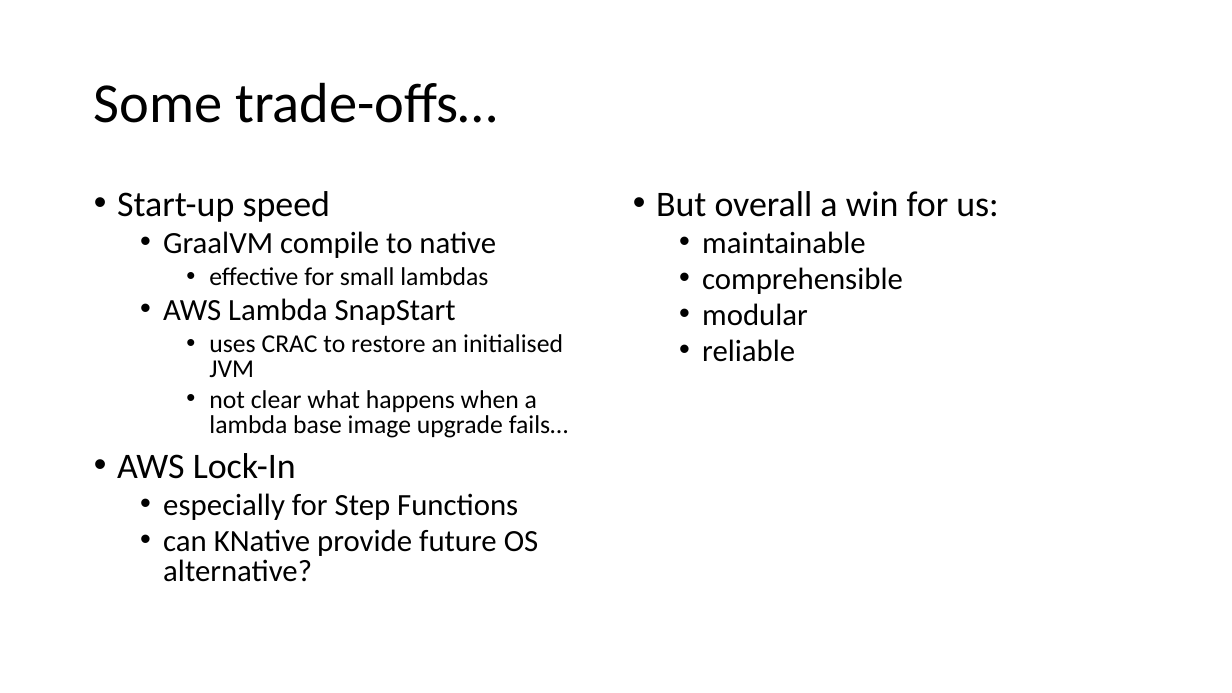
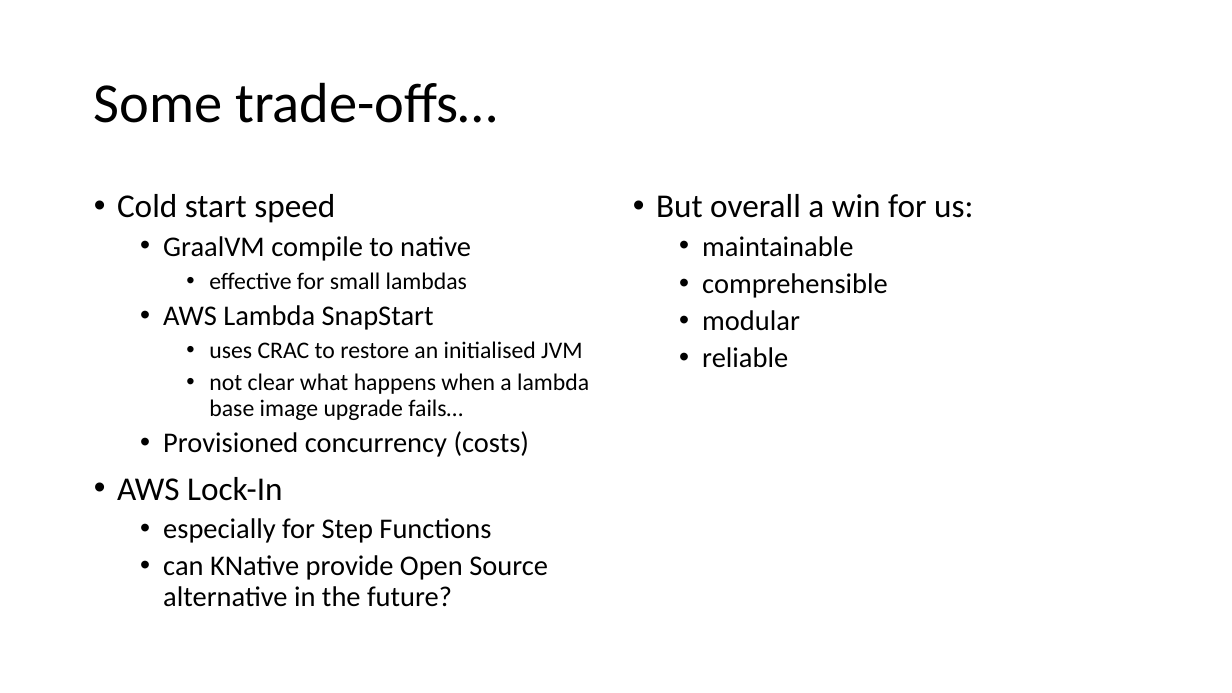
Before and after one commit to annesadleir/devoxx-london-23, a slide deck: slide 14 of FiveYearsOfServerlessJava.pptx. Drawn at 1232x693 pixels with LibreOffice and Linux fonts; fonts in the diff are those of the drawing. Boxes give left, top, right and bottom in pixels: in the first picture for what was removed or moved away, otherwise in the second. Text is boxed around its words. In the diff, an @@ line names an element or a change of style, - is before the commit and + after.

Commit message:
Clarified some wording

```diff
--- a/FiveYearsOfServerlessJava.pptx
+++ b/FiveYearsOfServerlessJava.pptx
@@ text at box(117, 194, 335, 223): text changed; size 28 to 25.9 pt @@
-• Start-up speed
+• Cold start speed
@@ text "But overall a win for ..." at box(656, 194, 973, 368): size 28 to 25.9 pt in "But overall a win for us:"; size 24 to 22.2 pt in "maintainable", "comprehensible", "modular", "reliable"; line spacing 0.8 to 0.9 @@
@@ text at box(117, 236, 589, 543): size 24 to 22.2 pt in "GraalVM compile to native", "AWS Lambda SnapStart", "especially for Step Functions"; size 20 to 18.5 pt in "effective for small lambdas", "uses CRAC to restore an initialised JVM", "not clear what happens when a lambda ..."; size 28 to 25.9 pt in "AWS Lock-In"; line spacing 0.8 to 0.9 @@
@@ text at box(163, 431, 530, 457): paragraph added @@
+  • Provisioned concurrency (costs)
@@ text at box(163, 555, 548, 607): text changed; size 24 to 22.2 pt @@
-  • can KNative provide future OS alternative?
+  • can KNative provide Open Source alternative in the future?
```
